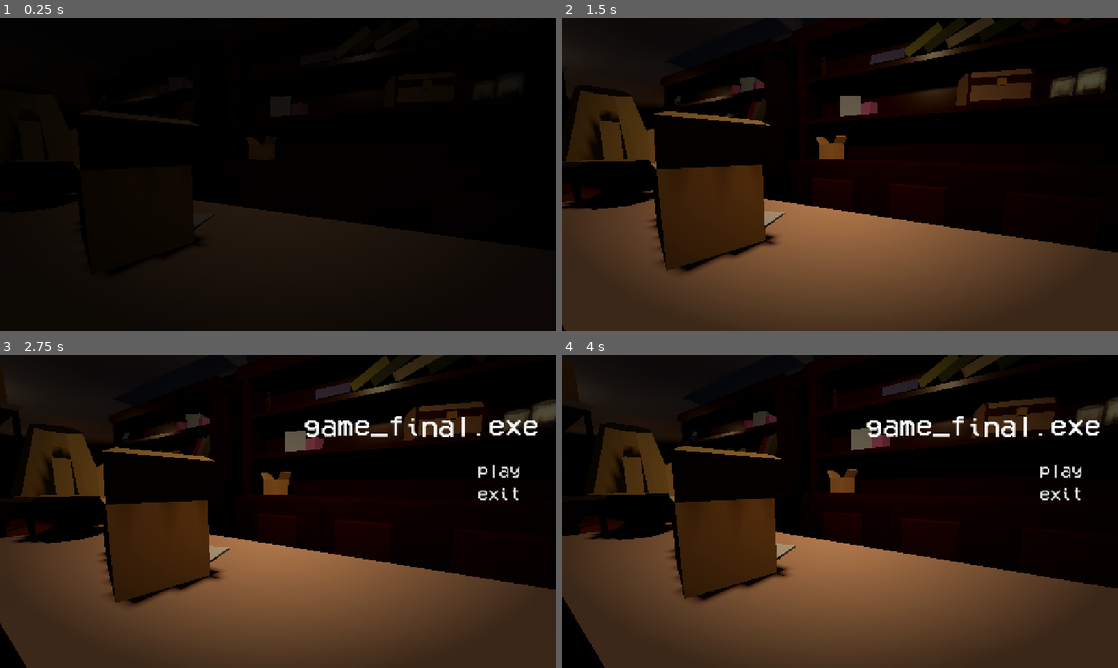
Above: before the commit, frames 1-4 (two rows, left to right).
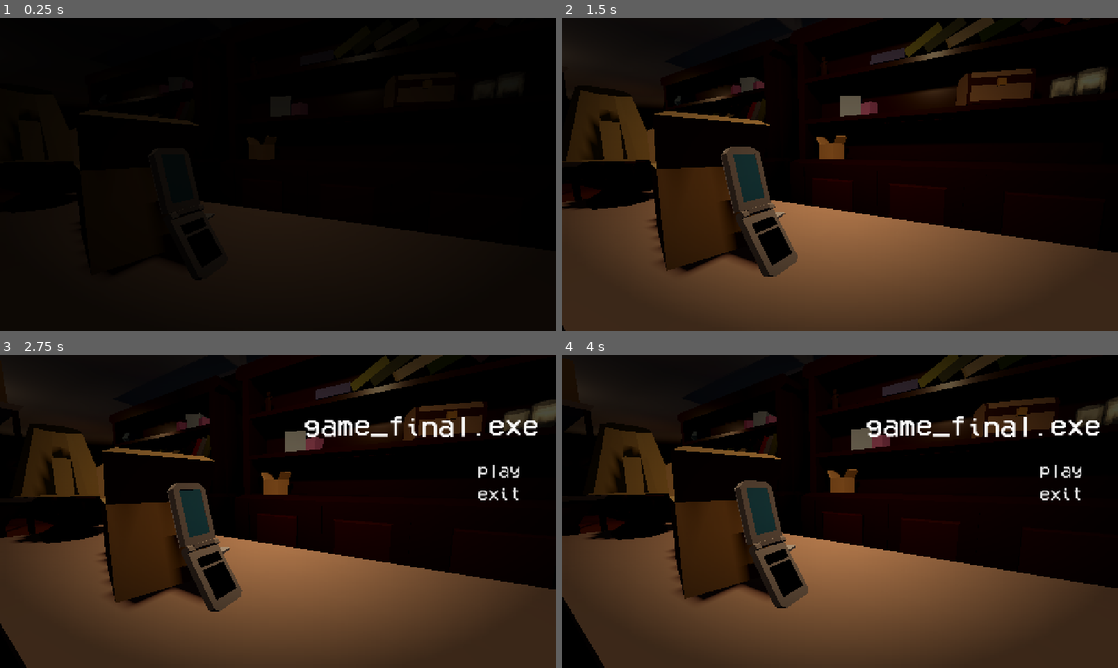
Above: after the commit, the same moments.

Repository: kaminaryu/project-found-footage
Game: Godot game, scene res://Scenes/Menu/main_menu.tscn
The game is run twice, just before and just after one commit, with the same random seed, the same clock (stepped at 60 frames per second) and the same inputs. This scene is started directly instead of the project's main scene.
Inputs (mouse positions are in pixels of both pictures, inside the frame that each line leads up to):
- Up to frame 1 (0.25 s): no input
- Up to frame 2 (1.5 s): tap Enter (ui_accept) at 0.5, 0.77 s; move the mouse to (962, 158) at 0.52 s; hold D (move_right) 0.53-1.25 s; hold Shift (crouch) 0.53-1.25 s; click (962, 158) at 0.67 s; drag from (728, 190) to (812, 237) at 1.27 s
- Up to frame 3 (2.75 s): click "play" at 2 s
- Up to frame 4 (4 s): click "play" at 2.75 s; move the mouse to (895, 442) at 3.52 s; press the mouse at (895, 442) at 3.53 s; hold D (move_right) from 3.53 s (still down)

The runs differ from the first frame. In frame 1, 0.4% of the frame differs, in the area x 26-40%, y 42-80%; in frame 2, 3.2%, in the area x 28-43%, y 41-83%; in frame 3, 3.1%; in frame 4, 3.0%.

Commit message:
Fix pause menu not allowing inventory interaction.

Diff:
--- a/Scenes/Menu/main_menu.tscn
+++ b/Scenes/Menu/main_menu.tscn
@@ -199,6 +199,7 @@
 
 [node name="FlipPhone" parent="scaryroom" index="39" unique_id=1279445078]
 transform = Transform3D(1, 0, 0, 0, 0.5819464, 0.8132273, 0, -0.8132273, 0.5819464, 5.4171433, 1.0120014, -1.971276)
+visible = true
 
 [node name="FlipPhoneTop" parent="scaryroom/FlipPhone" index="0" unique_id=554474369]
 transform = Transform3D(1, 0, 0, 0, 0.9351623, 0.3542195, 0, -0.3542195, 0.9351623, 0, 0.0113966465, 0.09836489)
--- a/Scenes/Menu/pause_menu.tscn
+++ b/Scenes/Menu/pause_menu.tscn
@@ -34,6 +34,18 @@
 "transitions": PackedFloat32Array(1),
 "update": 0,
 "values": [Vector2(900, 0)]
+}
+tracks/2/type = "value"
+tracks/2/imported = false
+tracks/2/enabled = true
+tracks/2/path = NodePath(".:visible")
+tracks/2/interp = 1
+tracks/2/loop_wrap = true
+tracks/2/keys = {
+"times": PackedFloat32Array(0),
+"transitions": PackedFloat32Array(1),
+"update": 1,
+"values": [true]
 }
 
 [sub_resource type="Animation" id="Animation_0km3y"]
@@ -63,6 +75,18 @@
 "update": 0,
 "values": [Vector2(0, 0), Vector2(900, 0)]
 }
+tracks/2/type = "value"
+tracks/2/imported = false
+tracks/2/enabled = true
+tracks/2/path = NodePath(".:visible")
+tracks/2/interp = 1
+tracks/2/loop_wrap = true
+tracks/2/keys = {
+"times": PackedFloat32Array(0, 0.33333334),
+"transitions": PackedFloat32Array(1, 1),
+"update": 1,
+"values": [true, false]
+}
 
 [sub_resource type="Animation" id="Animation_mux1j"]
 resource_name = "open"
@@ -90,6 +114,18 @@
 "transitions": PackedFloat32Array(0.2176377, 1),
 "update": 0,
 "values": [Vector2(900, 0), Vector2(0, 0)]
+}
+tracks/2/type = "value"
+tracks/2/imported = false
+tracks/2/enabled = true
+tracks/2/path = NodePath(".:visible")
+tracks/2/interp = 1
+tracks/2/loop_wrap = true
+tracks/2/keys = {
+"times": PackedFloat32Array(0),
+"transitions": PackedFloat32Array(1),
+"update": 1,
+"values": [true]
 }
 
 [sub_resource type="AnimationLibrary" id="AnimationLibrary_0km3y"]
--- a/Scenes/main_walk.tscn
+++ b/Scenes/main_walk.tscn
@@ -15,7 +15,7 @@
 [ext_resource type="Script" uid="uid://se144jw1i7lo" path="res://Objects/MainRoom/box_of_scraps.gd" id="11_6bi8x"]
 [ext_resource type="PackedScene" uid="uid://bj3m16a0y1gu1" path="res://Assets/Models/Scraps/cash register.glb" id="12_tde24"]
 [ext_resource type="PackedScene" uid="uid://cyccm0vqbwimc" path="res://Assets/Models/Customer/Customer.tscn" id="13_customer"]
-[ext_resource type="Shader" uid="uid://bmql6fdnnp8mx" path="res://scenes/game_effect.gdshader" id="14_nx73i"]
+[ext_resource type="Shader" uid="uid://bmql6fdnnp8mx" path="res://Scenes/game_effect.gdshader" id="14_nx73i"]
 
 [sub_resource type="StandardMaterial3D" id="StandardMaterial3D_304v3"]
 resource_name = "Material.011"
